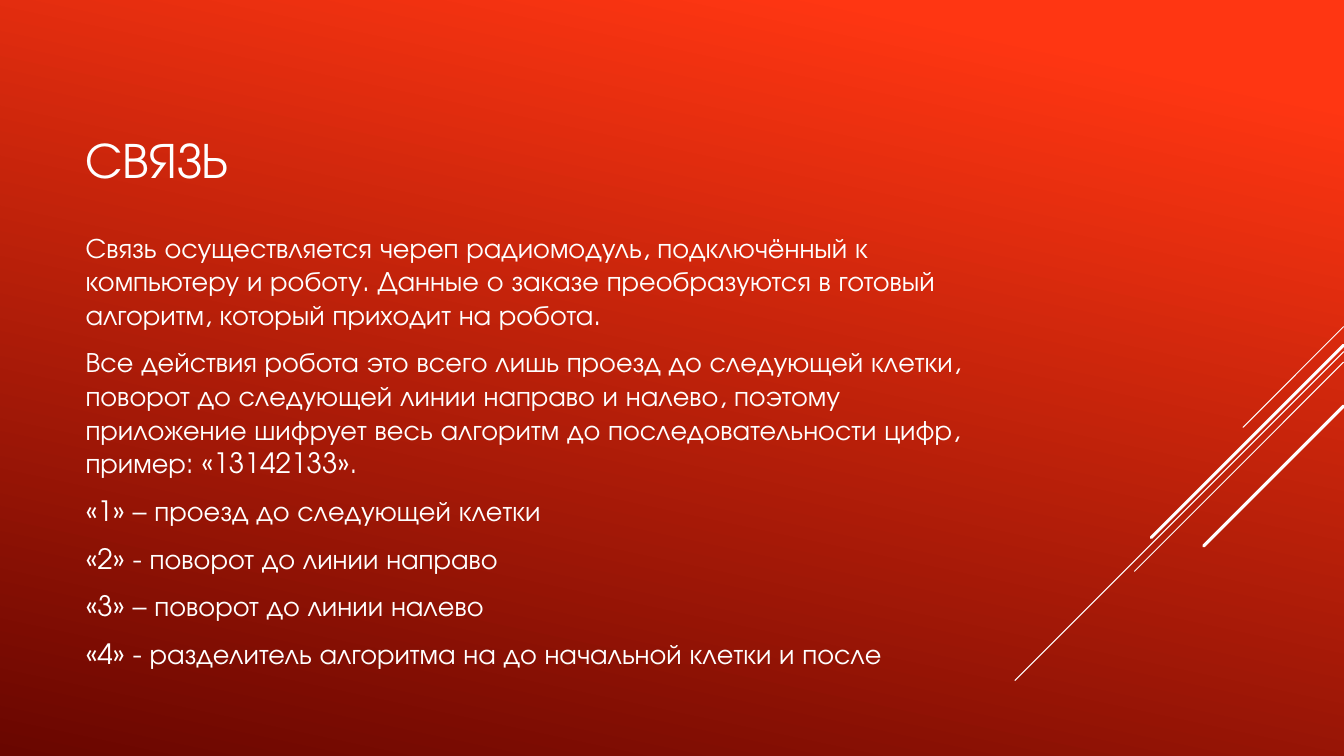
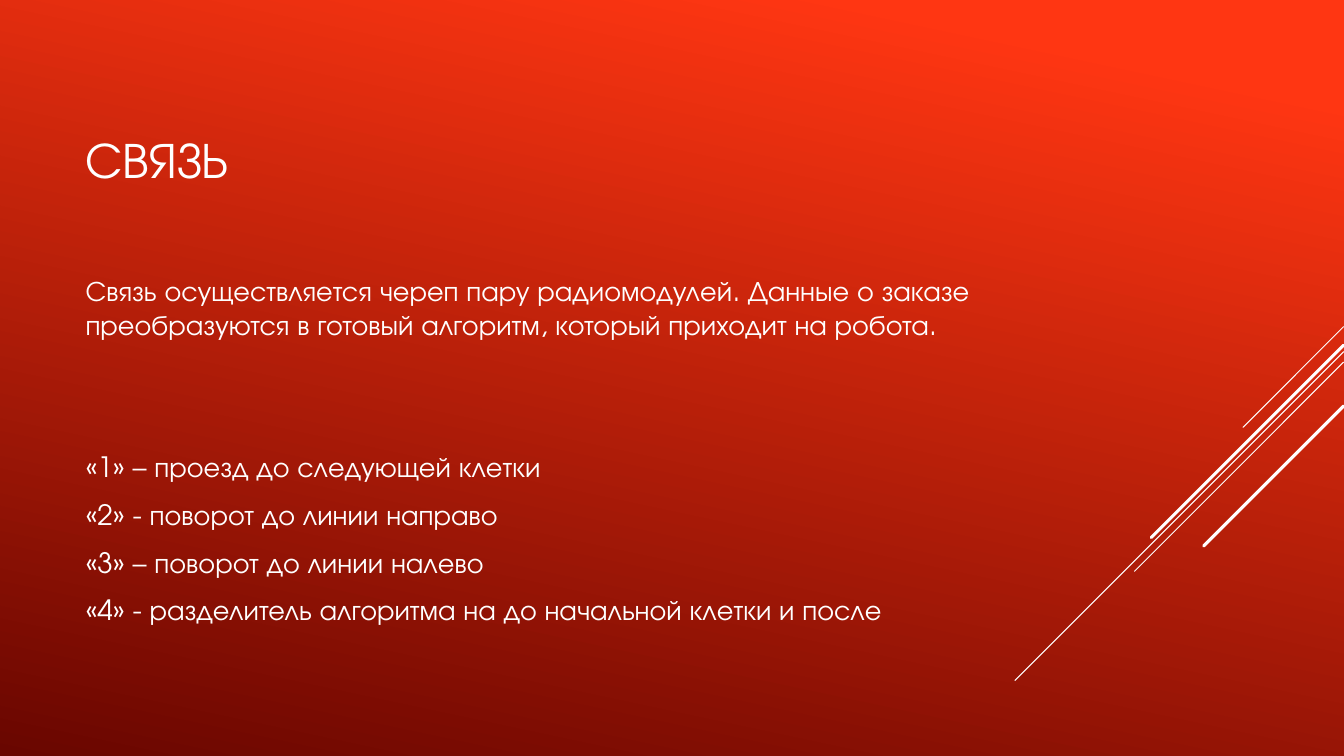
Before and after one commit to TransoChel/ProjectRobotLogistic, a slide deck: slide 9 of Проект «Робот-логист».pptx. Drawn at 1344x756 pixels with LibreOffice and Linux fonts; fonts in the diff are those of the drawing. Boxes give left, top, right and bottom in pixels: in the first picture for what was removed or moved away, otherwise in the second. Text is boxed around its words. In the diff, an @@ line names an element or a change of style, - is before the commit and + after.

```diff
--- a/Проект «Робот-логист».pptx
+++ b/Проект «Робот-логист».pptx
@@ text at box(86, 281, 970, 340): text changed @@
-Связь осуществляется череп радиомодуль, подключённый к компьютеру и роботу. Данные о заказе преобразуются в готовый алгоритм, который приходит на робота.
-Все действия робота это всего лишь проезд до следующей клетки, поворот до следующей линии направо и налево, поэтому приложение шифрует весь алгоритм до последовательности цифр, пример: «13142133».
+Связь осуществляется череп пару радиомодулей. Данные о заказе преобразуются в готовый алгоритм, который приходит на робота.
```
Also in this commit, not shown: 3 other slides changed.
